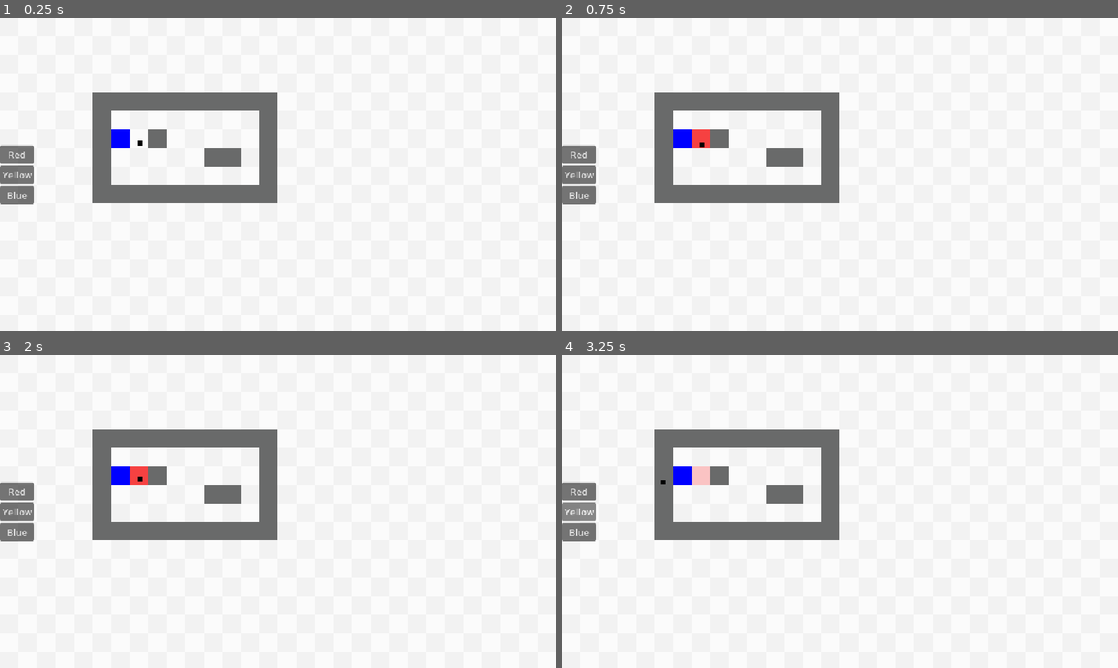
Above: before the commit, frames 1-4 (two rows, left to right).
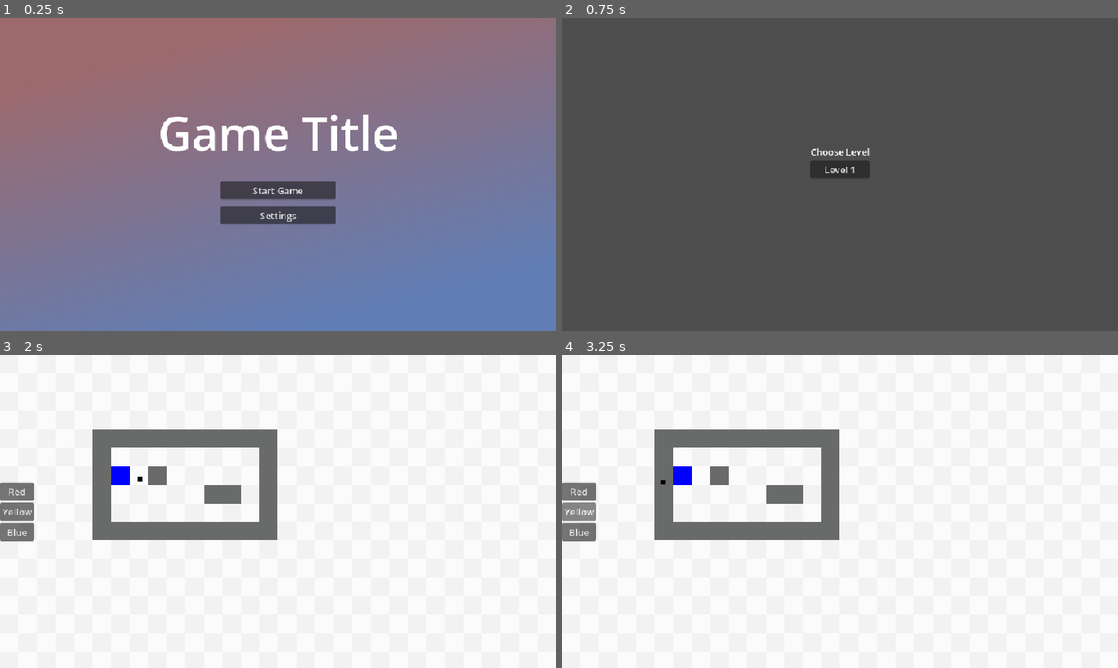
Above: after the commit, the same moments.

Repository: btoosey/Godot-Wild-Jam-99
Game: Godot game, scene res://scenes/main/main.tscn
The game is run twice, just before and just after one commit, with the same random seed, the same clock (stepped at 60 frames per second) and the same inputs.
Inputs (mouse positions are in pixels of both pictures, inside the frame that each line leads up to):
- Up to frame 1 (0.25 s): no input
- Up to frame 2 (0.75 s): click (840, 190) at 0.5 s, where only the run after the commit has a clickable "Start Game"
- Up to frame 3 (2 s): click (278, 505) at 1.25 s, where only the run after the commit has a clickable "Level 1"
- Up to frame 4 (3.25 s): click "Red" at 2 s; click "Yellow" at 2.75 s

The runs differ from the first frame. In frame 1, 98% of the frame differs, in the area x 0-100%, y 0-100%; in frame 2, 100%; in frame 3, 0.2%; in frame 4, 0.2%.

Commit message:
ADD: level_select menu

Diff:
--- a/scenes/main/main.gd
+++ b/scenes/main/main.gd
@@ -1,11 +1,7 @@
 extends Node
 
 @onready var game_state_machine: GameStateMachine = $GameStateMachine as GameStateMachine
-@onready var level_loader_reloader: Node = $LevelLoaderReloader
-const LEVEL_001 = preload("uid://bihqm1ntlmqo1")
 
 
 func _ready() -> void:
 	game_state_machine.init()
-	level_loader_reloader.level_scene = LEVEL_001
-	level_loader_reloader.instantiate_level()
--- a/scenes/main/main.tscn
+++ b/scenes/main/main.tscn
@@ -2,10 +2,14 @@
 
 [ext_resource type="Script" uid="uid://dagh02pk1gndl" path="res://scripts/state_machines/game_state_machine/game_state_machine.gd" id="1_hyk8p"]
 [ext_resource type="Script" uid="uid://bgrglm1aemu1k" path="res://scenes/main/main.gd" id="1_k2fmo"]
+[ext_resource type="PackedScene" uid="uid://bihqm1ntlmqo1" path="res://scenes/levels/level001.tscn" id="2_hujxm"]
 [ext_resource type="Script" uid="uid://b4au8pmkhwese" path="res://scripts/state_machines/game_state_machine/game_states/main_menu_state.gd" id="2_iuonh"]
 [ext_resource type="Script" uid="uid://dcfr33b6je7d4" path="res://scripts/ui/main_menu/main_menu.gd" id="2_l3cfh"]
 [ext_resource type="Script" uid="uid://ss022f3gt6p5" path="res://scripts/state_machines/game_state_machine/game_states/play_state.gd" id="4_6q06x"]
+[ext_resource type="Script" uid="uid://cww0pxt05pcfr" path="res://scripts/state_machines/game_state_machine/game_states/level_select_state.gd" id="4_yyfjg"]
 [ext_resource type="Script" uid="uid://b2j0u8g8idf04" path="res://scripts/ui/pause_menu/pause_menu.gd" id="6_ow5a4"]
+[ext_resource type="Script" uid="uid://d01ipy7dw2w4i" path="res://scripts/ui/level_select_menu/level_select_buttons/level_select_button.gd" id="7_b1x3f"]
+[ext_resource type="Script" uid="uid://b07jkr7vpvqsk" path="res://scripts/ui/level_select_menu/level_select.gd" id="7_ouso4"]
 [ext_resource type="Script" uid="uid://dhlt88aijwr56" path="res://scripts/custom_nodes/level_loader_reloader.gd" id="8_yyfjg"]
 
 [sub_resource type="Gradient" id="Gradient_ecg72"]
@@ -28,13 +32,16 @@
 [node name="MainMenuState" type="Node" parent="GameStateMachine" unique_id=1305074334]
 script = ExtResource("2_iuonh")
 
+[node name="LevelSelectState" type="Node" parent="GameStateMachine" unique_id=1393767627]
+script = ExtResource("4_yyfjg")
+state = 1
+
 [node name="PlayState" type="Node" parent="GameStateMachine" unique_id=20328421]
 script = ExtResource("4_6q06x")
-state = 1
+state = 2
 
 [node name="MainMenu" type="CanvasLayer" parent="." unique_id=665115972]
 unique_name_in_owner = true
-visible = false
 script = ExtResource("2_l3cfh")
 
 [node name="Background" type="TextureRect" parent="MainMenu" unique_id=1145910525]
@@ -82,6 +89,38 @@
 [node name="Settings" type="Button" parent="MainMenu/MainMenuButtons" unique_id=2146701926]
 layout_mode = 2
 text = "Settings"
+
+[node name="LevelSelect" type="CanvasLayer" parent="." unique_id=2112610149]
+unique_name_in_owner = true
+visible = false
+script = ExtResource("7_ouso4")
+
+[node name="VBoxContainer" type="VBoxContainer" parent="LevelSelect" unique_id=181954482]
+anchors_preset = 8
+anchor_left = 0.5
+anchor_top = 0.5
+anchor_right = 0.5
+anchor_bottom = 0.5
+offset_left = -51.0
+offset_top = -77.0
+offset_right = 51.0
+offset_bottom = 77.0
+grow_horizontal = 2
+grow_vertical = 2
+
+[node name="Label" type="Label" parent="LevelSelect/VBoxContainer" unique_id=271184574]
+layout_mode = 2
+text = "
+Choose Level"
+
+[node name="Levels" type="VBoxContainer" parent="LevelSelect/VBoxContainer" unique_id=1886944100]
+layout_mode = 2
+
+[node name="Level 1" type="Button" parent="LevelSelect/VBoxContainer/Levels" unique_id=137428368]
+layout_mode = 2
+text = "Level 1"
+script = ExtResource("7_b1x3f")
+level_scene = ExtResource("2_hujxm")
 
 [node name="PauseMenu" type="CanvasLayer" parent="." unique_id=1506977136]
 unique_name_in_owner = true
@@ -174,6 +213,7 @@
 script = ExtResource("8_yyfjg")
 
 [connection signal="pressed" from="MainMenu/MainMenuButtons/StartGame" to="MainMenu" method="_on_start_game_pressed"]
+[connection signal="pressed" from="LevelSelect/VBoxContainer/Levels/Level 1" to="LevelSelect/VBoxContainer/Levels/Level 1" method="_on_pressed"]
 [connection signal="pressed" from="PauseMenu/VBoxContainer/ResumeButton" to="PauseMenu" method="_on_resume_button_pressed"]
 [connection signal="value_changed" from="PauseMenu/VBoxContainer/AudioSliders/MasterSlider/MasterSlider" to="PauseMenu" method="_on_master_slider_value_changed"]
 [connection signal="value_changed" from="PauseMenu/VBoxContainer/AudioSliders/MusicSlider/MusicSlider" to="PauseMenu" method="_on_music_slider_value_changed"]
--- a/scripts/state_machines/game_state_machine/game_states/game_state.gd
+++ b/scripts/state_machines/game_state_machine/game_states/game_state.gd
@@ -4,7 +4,7 @@
 @warning_ignore("unused_signal")
 signal transition_requested(from: GameState, to: State)
 
-enum State {MAIN_MENU, PLAY}
+enum State {MAIN_MENU, LEVEL_SELECT, PLAY}
 
 @export var state: State
 
--- /dev/null
+++ b/scripts/state_machines/game_state_machine/game_states/level_select_state.gd
@@ -0,0 +1,11 @@
+extends GameState
+
+@onready var level_select: CanvasLayer = %LevelSelect
+
+
+func enter() -> void:
+	level_select.show()
+
+
+func exit() -> void:
+	level_select.hide()
--- /dev/null
+++ b/scripts/ui/level_select_menu/level_select.gd
@@ -0,0 +1,16 @@
+extends CanvasLayer
+
+@onready var levels: VBoxContainer = $VBoxContainer/Levels
+@onready var level_loader_reloader: Node = $"../LevelLoaderReloader"
+@onready var game_state_machine: GameStateMachine = $"../GameStateMachine"
+
+
+func _ready() -> void:
+	for button in levels.get_children():
+		button.level_selected.connect(_on_level_selected)
+
+
+func _on_level_selected(level_scene: PackedScene) -> void:
+	level_loader_reloader.level_scene = level_scene
+	level_loader_reloader.instantiate_level()
+	game_state_machine._on_transition_requested(game_state_machine.current_state, GameState.State.PLAY)
--- /dev/null
+++ b/scripts/ui/level_select_menu/level_select_buttons/level_select_button.gd
@@ -0,0 +1,9 @@
+extends Button
+
+signal level_selected(level_scene: PackedScene)
+
+@export var level_scene: PackedScene
+
+
+func _on_pressed() -> void:
+	level_selected.emit(level_scene)
--- a/scripts/ui/main_menu/main_menu.gd
+++ b/scripts/ui/main_menu/main_menu.gd
@@ -4,4 +4,4 @@
 
 
 func _on_start_game_pressed() -> void:
-	game_state_machine._on_transition_requested(game_state_machine.current_state, GameState.State.PLAY)
+	game_state_machine._on_transition_requested(game_state_machine.current_state, GameState.State.LEVEL_SELECT)
Not shown, added: scripts/state_machines/game_state_machine/game_states/level_select_state.gd.uid
Not shown, added: scripts/ui/level_select_menu/level_select.gd.uid
Not shown, added: scripts/ui/level_select_menu/level_select_buttons/level_select_button.gd.uid
